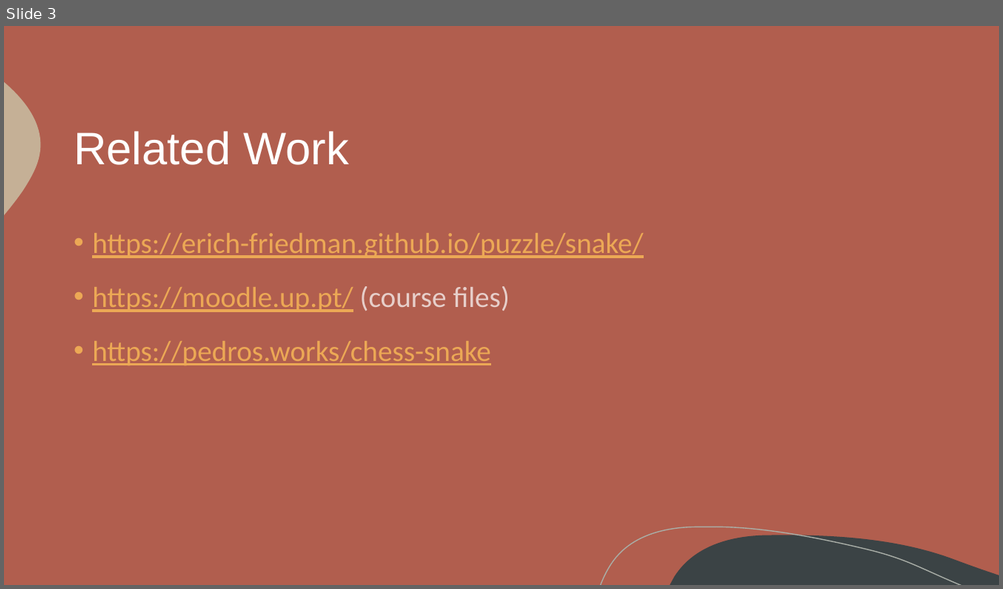
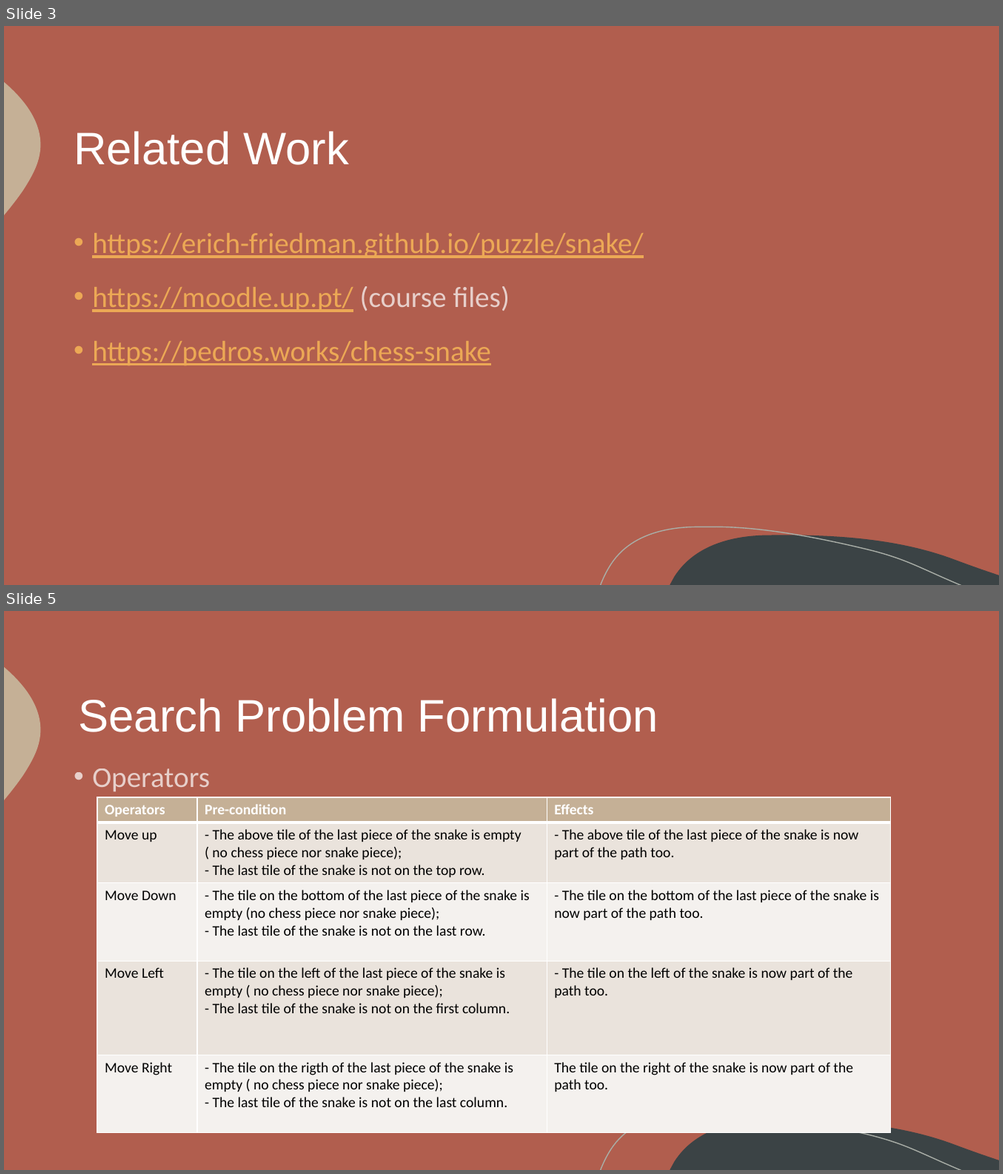
Before and after one commit to itsdomsantos/IART-2022, a slide deck: Chess Snake Puzzles – 2022 IA Project.pptx. Shown one above the other, each under a label of ours: slide 3 before the commit, slides 3 and 5 after it; the slides between them are not shown. The pictures are 1003x589 and 1003x1174 pixels, drawn with LibreOffice and Linux fonts; fonts in the diff are those of the drawing. Boxes give left, top, right and bottom in pixels: in the first picture for what was removed or moved away, otherwise in the second. Text is boxed around its words. In the diff, an @@ line names an element or a change of style, - is before the commit and + after.

```diff
--- a/Chess Snake Puzzles – 2022 IA Project.pptx
+++ b/Chess Snake Puzzles – 2022 IA Project.pptx
@@ slide 5 added at (x1=4, y1=611, x2=999, y2=1170), background #B15E4E; not listed: 3 template elements that a slide beside it also shows @@
@@ title added at (x1=79, y1=698, x2=658, y2=732), 44 pt, text #FFFFFF @@
+Search Problem Formulation
@@ text added at (x1=92, y1=769, x2=210, y2=792), 28 pt, text #FFFFFF at 70% opacity @@
+• Operators
@@ table added at (x1=97, y1=797, x2=891, y2=1131), 5 rows, 3 columns @@
+Operators | Pre-condition | Effects
+Move up | - The above tile of the last piece of the snake is empty ( no chess piece nor snake piece); / - The last tile of the snake is not on the top row. | - The above tile of the last piece of the snake is now part of the path too.
+Move Down | - The tile on the bottom of the last piece of the snake is empty (no chess piece nor snake piece); / - The last tile of the snake is not on the last row. | - The tile on the bottom of the last piece of the snake is now part of the path too.
+Move Left | - The tile on the left of the last piece of the snake is empty ( no chess piece nor snake piece); / - The last tile of the snake is not on the first column. | - The tile on the left of the snake is now part of the path too.
+Move Right | - The tile on the rigth of the last piece of the snake is empty ( no chess piece nor snake piece); / - The last tile of the snake is not on the last column. | The tile on the right of the snake is now part of the path too.
```
Also in this commit, not shown: 4 slides changed.
